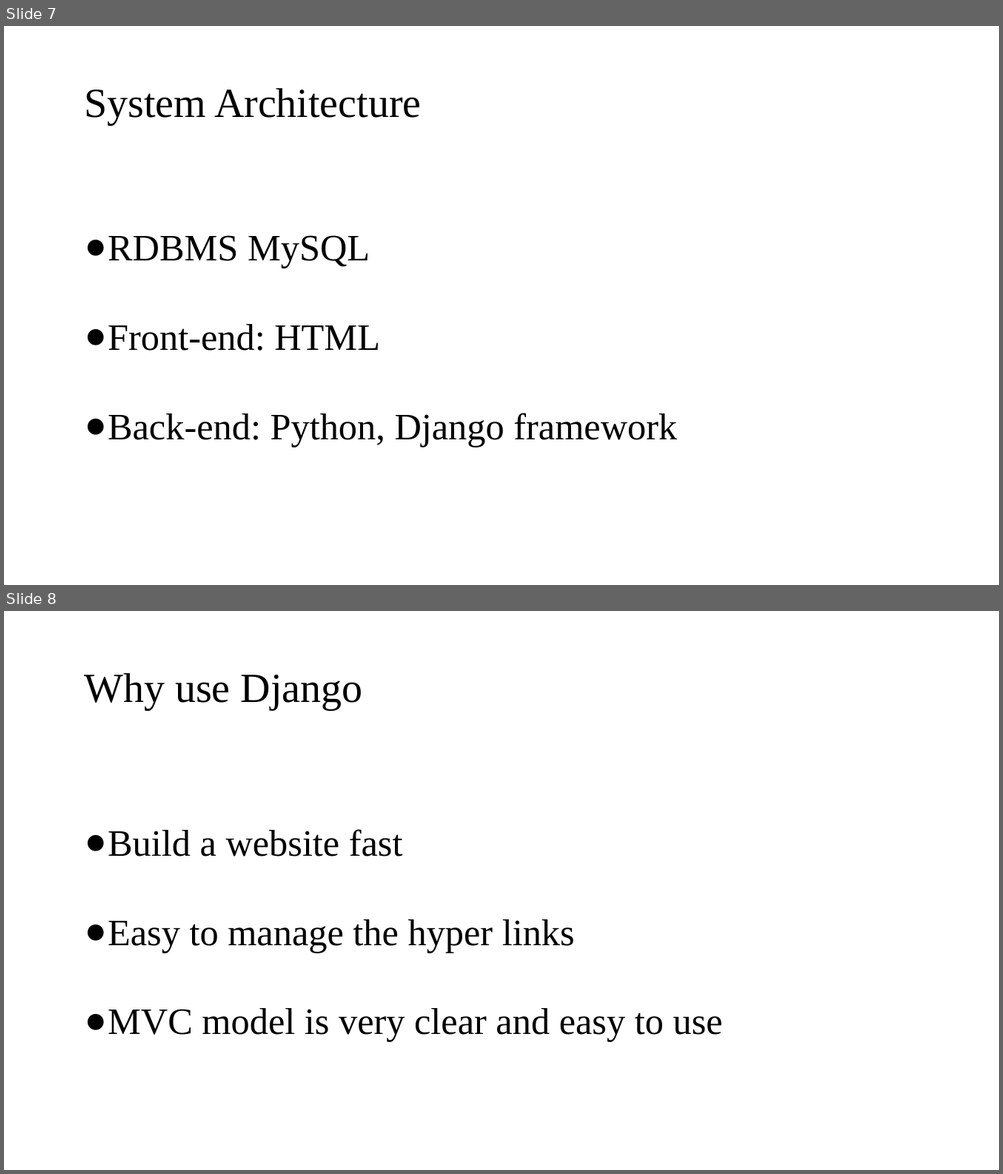
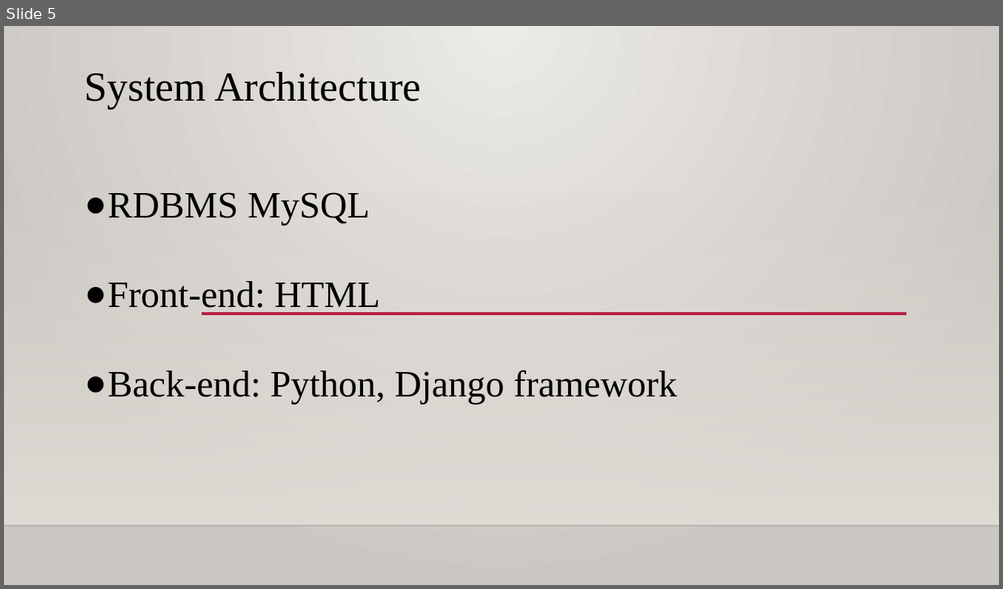
Before and after one commit to ljy95135/DB-Project-10, a slide deck: data/presentation.pptx. Shown one above the other, each under a label of ours: slides 7 and 8 before the commit, slide 5 after it. The pictures are 1003x1174 and 1003x589 pixels, drawn with LibreOffice and Linux fonts; fonts in the diff are those of the drawing; background and template pictures are left out. Boxes give left, top, right and bottom in pixels: in the first picture for what was removed or moved away, otherwise in the second. Text is boxed around its words. In the diff, an @@ line names an element or a change of style, - is before the commit and + after.

```diff
--- a/data/presentation.pptx
+++ b/data/presentation.pptx
@@ slide 8 removed at (x1=4, y1=611, x2=999, y2=1170), background #FFFFFF @@
@@ text removed at (x1=85, y1=673, x2=363, y2=709) @@
-Why use Django
@@ text removed at (x1=108, y1=829, x2=723, y2=1042) @@
-● Build a website fast
-● Easy to manage the hyper links
-● MVC model is very clear and easy to use
@@ what was slide 7 is now slide 5 @@
@@ slide 5 changed as well @@
@@ background #FFFFFF to gradient #ECEAE7 to #CAC7C1 @@
@@ text "System Architecture" moved from (x1=85, y1=88, x2=421, y2=124) to (x1=85, y1=72, x2=421, y2=109) @@
@@ text "RDBMS MySQL" moved from (x1=108, y1=235, x2=677, y2=447) to (x1=108, y1=192, x2=677, y2=405) @@
@@ rectangle added at (x1=4, y1=191, x2=999, y2=526), fill gradient #DFDBD5 @@
@@ line added from (201, 314) to (906, 314), #B71E42 2.5 pt @@
@@ line added from (4, 526) to (999, 526), #000001 1 pt @@
```
Also in this commit, not shown: 6 other slides changed, 2 slides added, 3 other slides removed, 4 other files.
